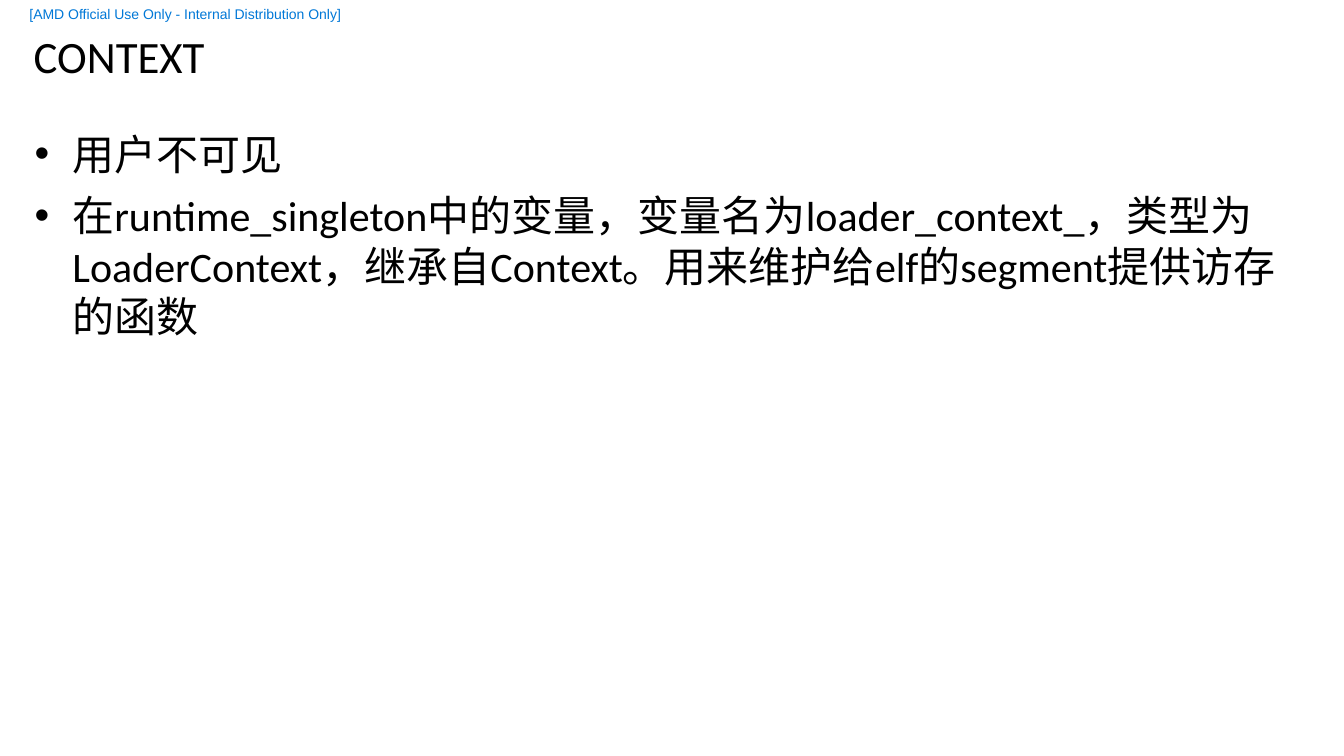
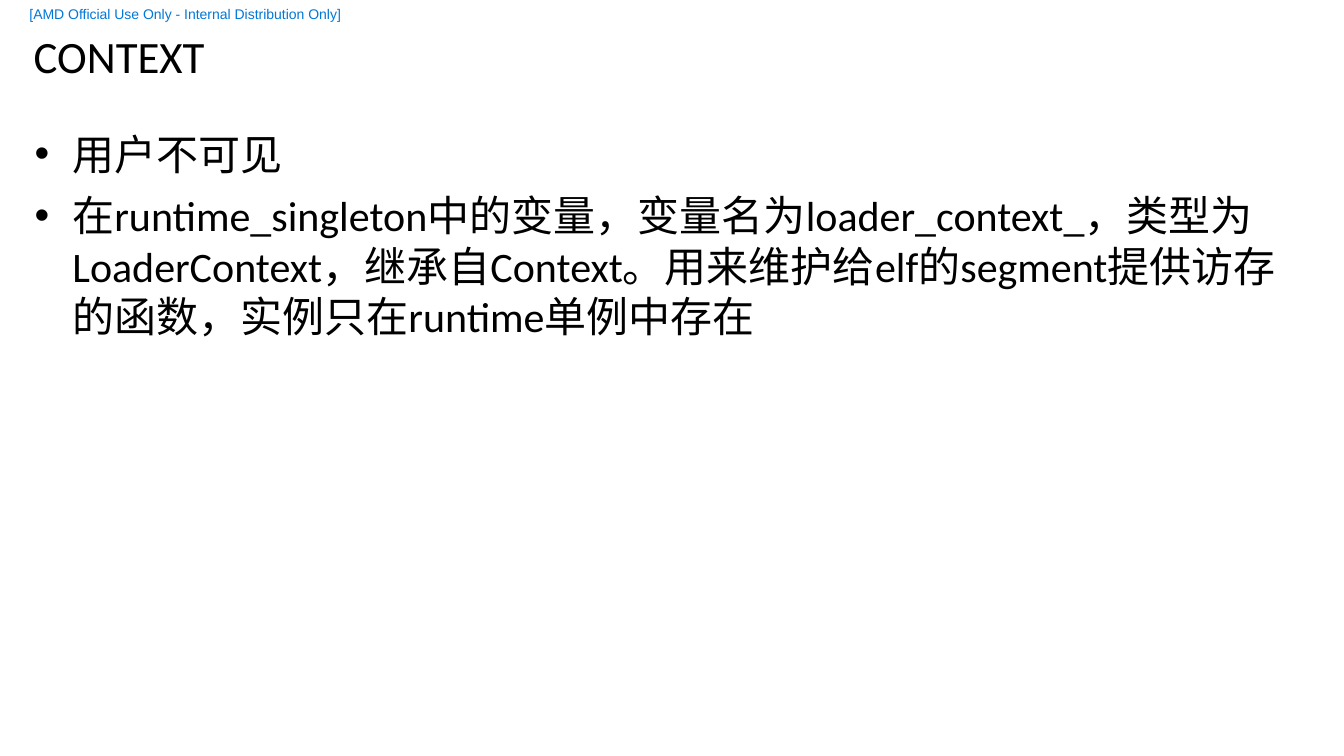
Before and after one commit to feifei14119/KmtHsaStudy, a slide deck: slide 34 of doc/HSA-KMT.pptx. Drawn at 1344x756 pixels with LibreOffice and Linux fonts; fonts in the diff are those of the drawing; background and template pictures are left out. Boxes give left, top, right and bottom in pixels: in the first picture for what was removed or moved away, otherwise in the second. Text is boxed around its words. In the diff, an @@ line names an element or a change of style, - is before the commit and + after.

```diff
--- a/doc/HSA-KMT.pptx
+++ b/doc/HSA-KMT.pptx
@@ text at (72, 195, 1275, 337): text changed @@
-• 在runtime_singleton中的变量，变量名为loader_context_，类型为LoaderContext，继承自Context。用来维护给elf的segment提供访存的函数
+• 在runtime_singleton中的变量，变量名为loader_context_，类型为LoaderContext，继承自Context。用来维护给elf的segment提供访存的函数，实例只在runtime单例中存在
```
Also in this commit, not shown: 1 other slide changed, 21 other files.
